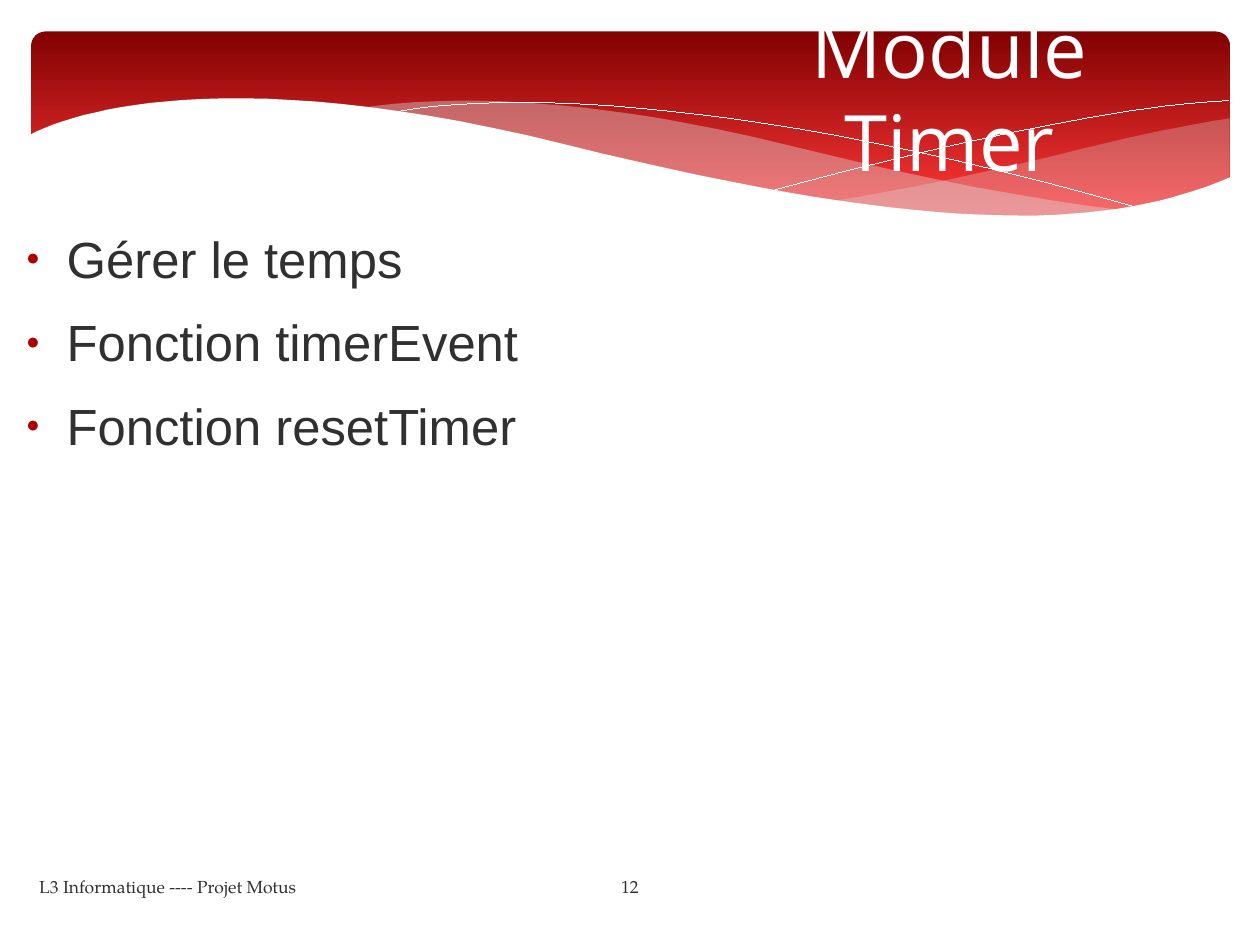
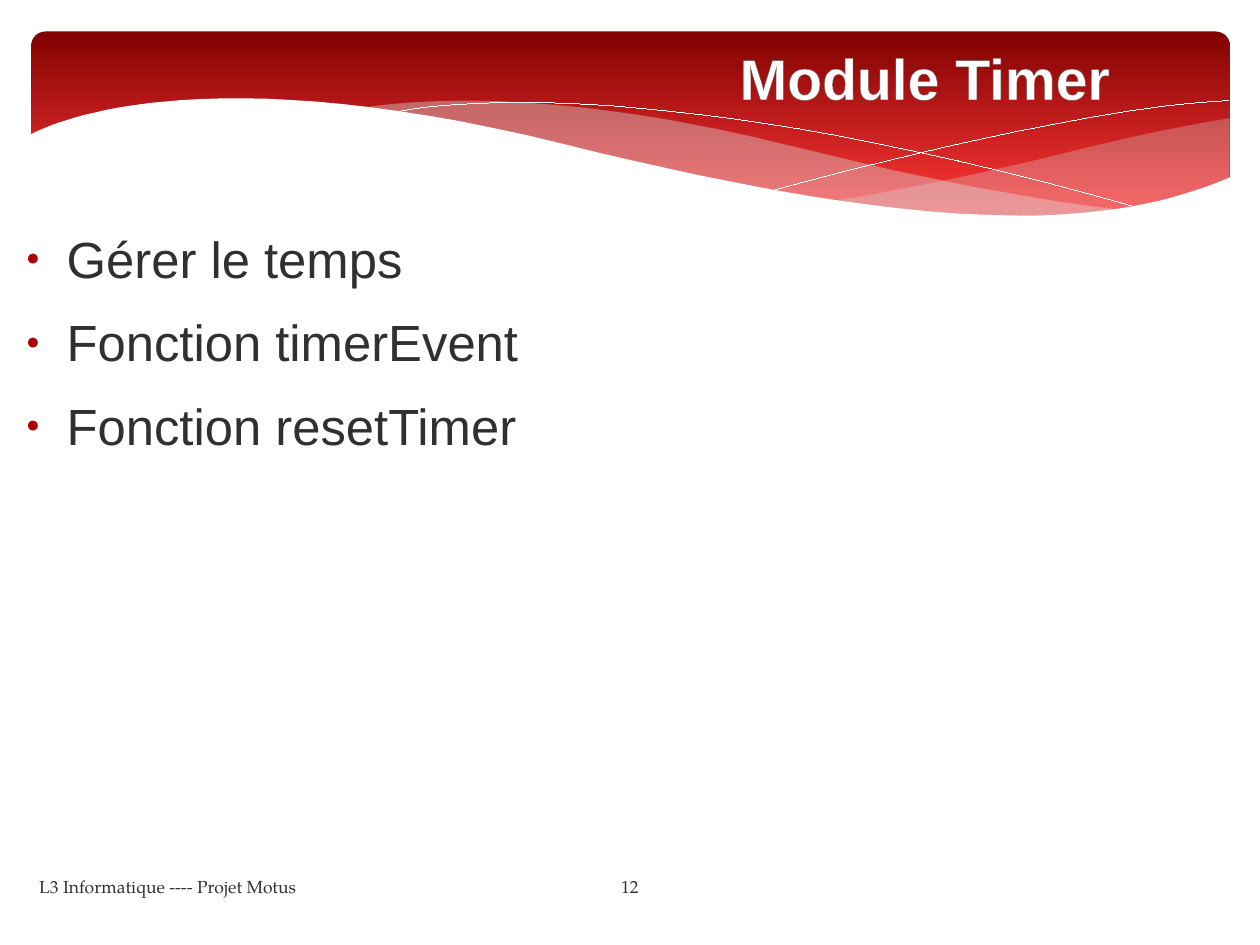
Before and after one commit to Yamihoshi/Projet-L3, a slide deck: slide 12 of powerpoint.pptx. Drawn at 1260x945 pixels with LibreOffice and Linux fonts; fonts in the diff are those of the drawing. Boxes give left, top, right and bottom in pixels: in the first picture for what was removed or moved away, otherwise in the second. Text is boxed around its words. In the diff, an @@ line names an element or a change of style, - is before the commit and + after.

```diff
--- a/powerpoint.pptx
+++ b/powerpoint.pptx
@@ title "Module Timer": place and size @@
-title "Module Timer" at [812,5,1088,192]
+title "Module Timer" at [740,58,1110,101]
@@ title "Module Timer" at [740,58,1110,101]: size 49 to 36 pt, font Open Sans to Arial, letter outline none to #726056 0.52 pt, bold on @@
```
Also in this commit, not shown: 11 other slides changed, 1 slide added, 1 slide removed, 1 other file.
